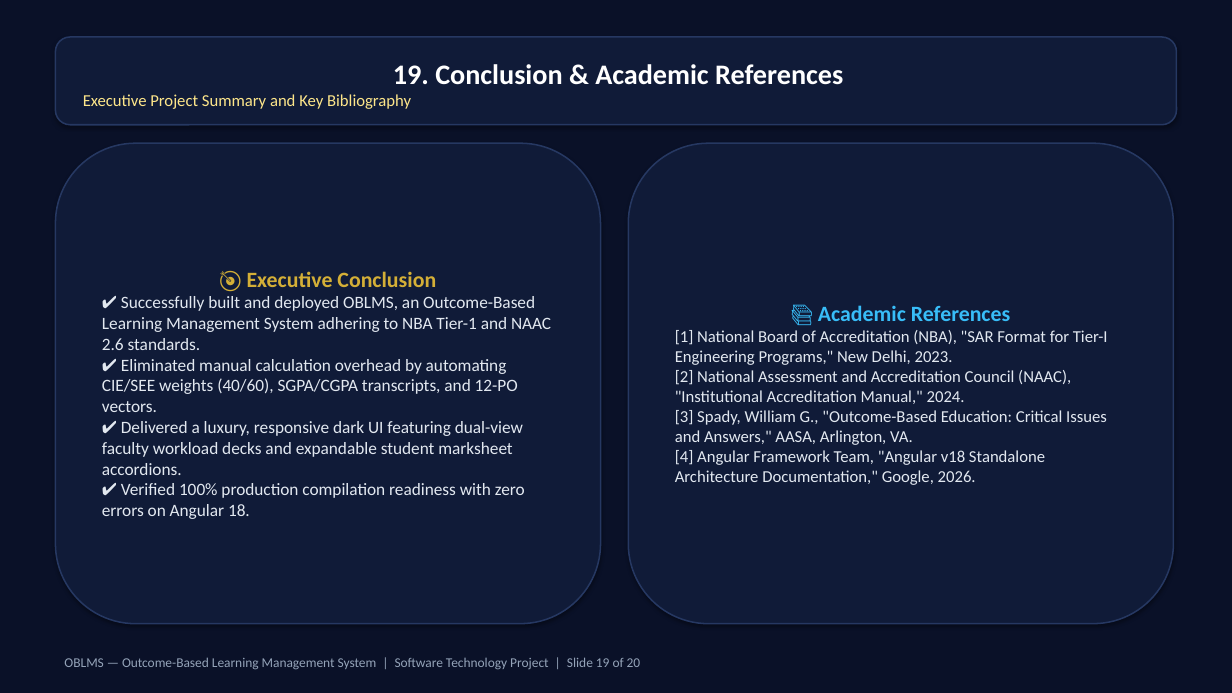
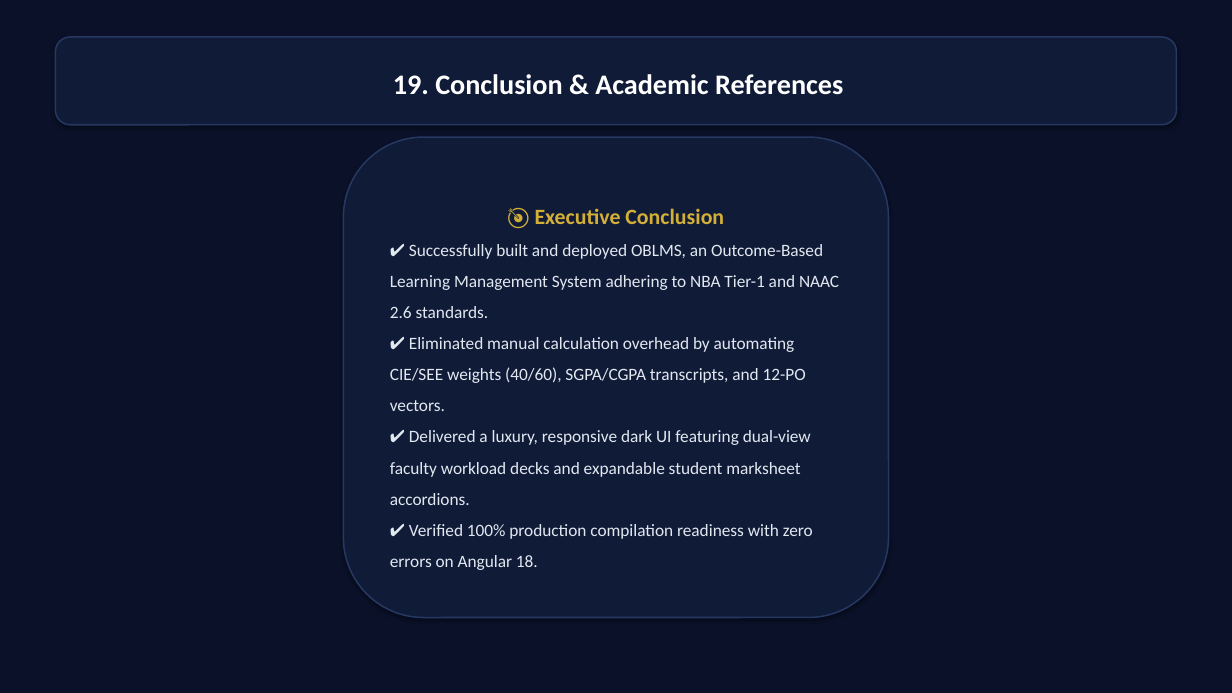
Before and after one commit to krishnavamsi1201/OBLMSc, a slide deck: slide 19 of Project_Final_Presentation_V2.pptx. Drawn at 1232x693 pixels with LibreOffice and Linux fonts; fonts in the diff are those of the drawing. Boxes give left, top, right and bottom in pixels: in the first picture for what was removed or moved away, otherwise in the second. Text is boxed around its words. In the diff, an @@ line names an element or a change of style, - is before the commit and + after.

```diff
--- a/Project_Final_Presentation_V2.pptx
+++ b/Project_Final_Presentation_V2.pptx
@@ text in rounded rectangle at <box>83,94,411,109</box>: paragraph removed @@
-Executive Project Summary and Key Bibliography
@@ rounded rectangle "🎯 Executive Conclusion": place and size @@
-rounded rectangle "🎯 Executive Conclusion" at <box>55,143,601,624</box>
+rounded rectangle "🎯 Executive Conclusion" at <box>344,137,889,617</box>
@@ rounded rectangle removed at <box>628,143,1174,624</box> @@
-📚 Academic References
-[1] National Board of Accreditation (NBA), "SAR Format for Tier-I Engineering Programs," New Delhi, 2023.
-[2] National Assessment and Accreditation Council (NAAC), "Institutional Accreditation Manual," 2024.
-[3] Spady, William G., "Outcome-Based Education: Critical Issues and Answers," AASA, Arlington, VA.
-[4] Angular Framework Team, "Angular v18 Standalone Architecture Documentation," Google, 2026.
@@ text in rounded rectangle at <box>390,244,839,570</box>: line spacing 1 to 1.5 @@
@@ text removed at <box>64,657,641,669</box> @@
-OBLMS — Outcome-Based Learning Management System | Software Technology Project | Slide 19 of 20
```
Also in this commit, not shown: 15 other slides changed, 3 slides added, 2 slides removed, 4 other files.
